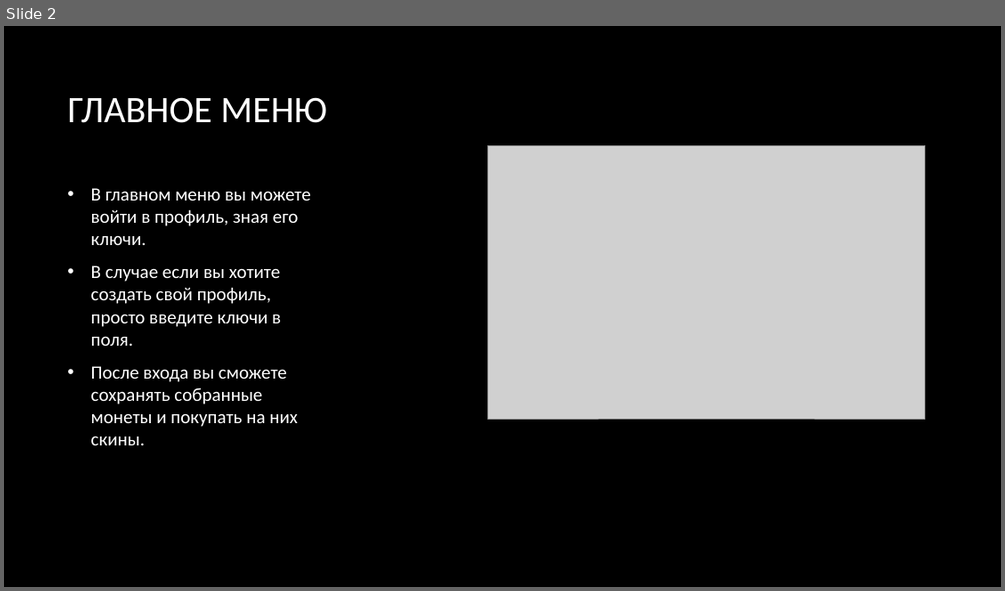
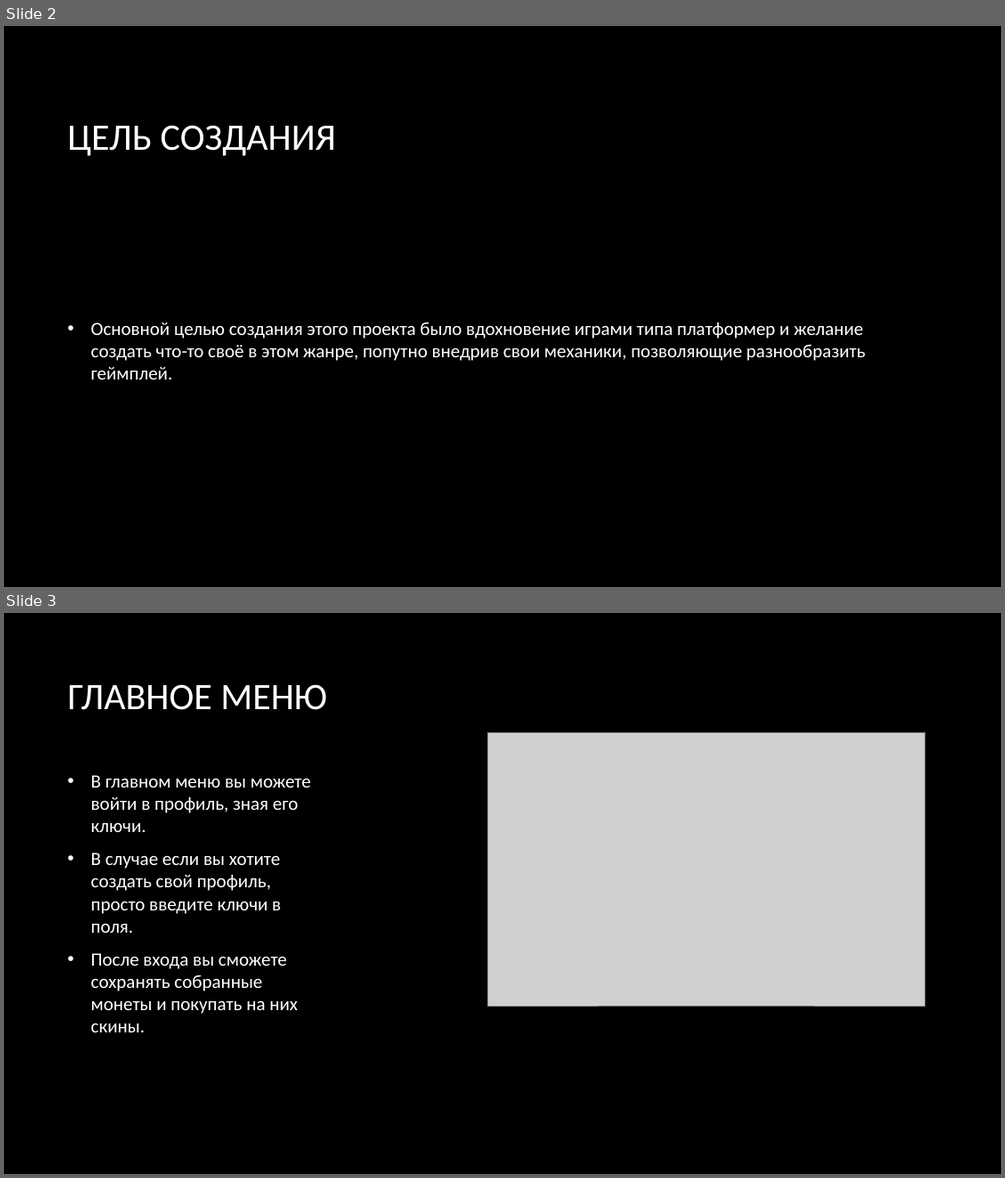
Before and after one commit to Xleb5/-The-Roped-, a slide deck: The Roped.pptx. Shown one above the other, each under a label of ours: slide 2 before the commit, slides 2 and 3 after it. The pictures are 1005x591 and 1005x1178 pixels, drawn with LibreOffice and Linux fonts; fonts in the diff are those of the drawing; grey boxes stand for pictures; background and template pictures are left out. Boxes give left, top, right and bottom in pixels: in the first picture for what was removed or moved away, otherwise in the second. Text is boxed around its words. In the diff, an @@ line names an element or a change of style, - is before the commit and + after.

Commit message:
realize

```diff
--- a/The Roped.pptx
+++ b/The Roped.pptx
@@ slide 2 added at (4, 26, 1001, 587), background picture (left out) @@
@@ title added at (67, 125, 336, 156), 36 pt, text #FFFFFF @@
+ЦЕЛЬ СОЗДАНИЯ
@@ text added at (91, 321, 866, 379), 18 pt, text #FFFFFF @@
+• Основной целью создания этого проекта было вдохновение играми типа платформер и желание создать что-то своё в этом жанре, попутно внедрив свои механики, позволяющие разнообразить геймплей.
@@ what was slide 2 is now slide 3 @@
```
